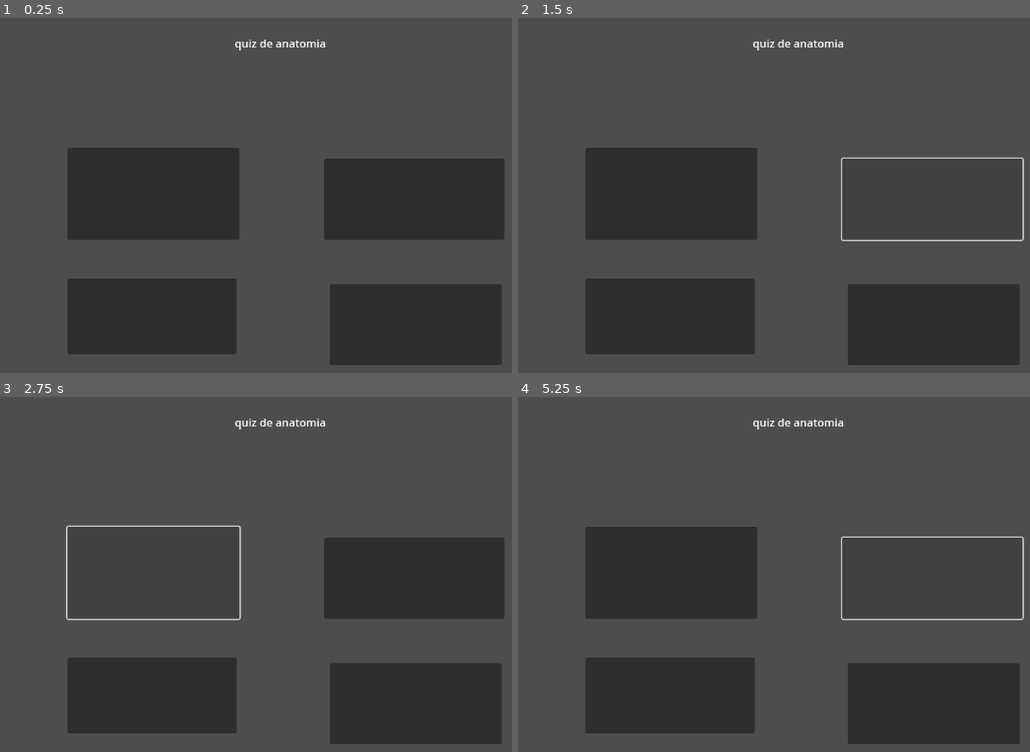
Above: before the commit, frames 1-4 (two rows, left to right).
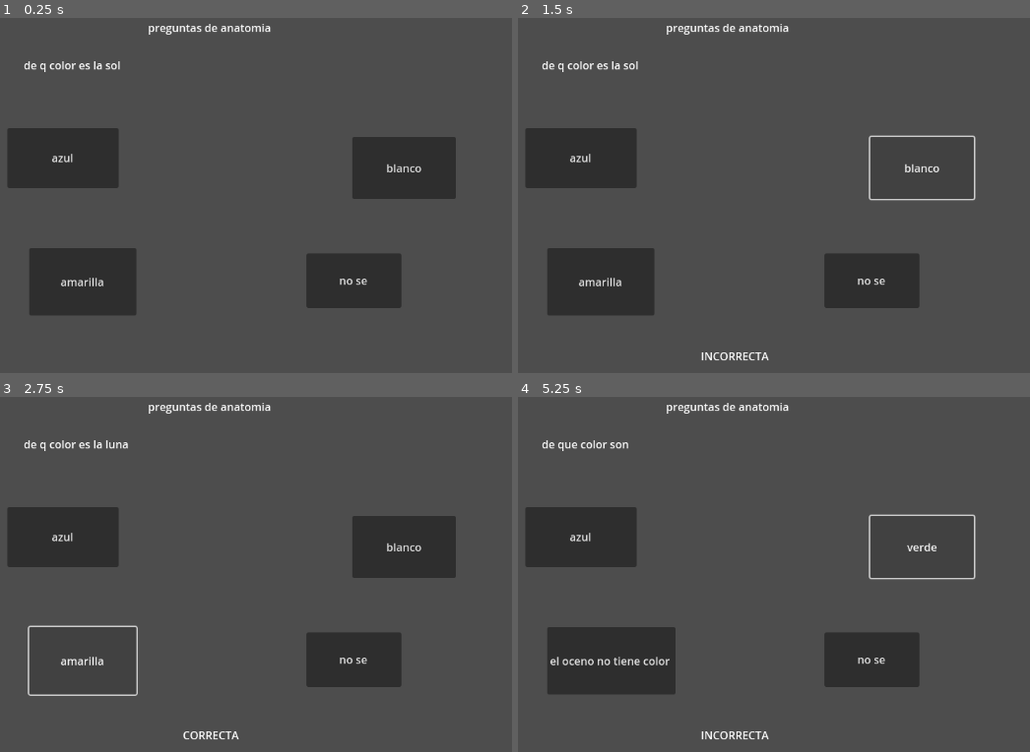
Above: after the commit, the same moments.

Repository: SEBAS-016/TRABAJO2
Game: Godot game, scene res://node_2d.tscn
Same seed, same stepped clock (60 frames per second), same inputs: the game is played once before the commit and once after it. Before the commit the project starts from res://preguntas.tscn.
Inputs (mouse positions are in pixels of both pictures, inside the frame that each line leads up to; where the layout moved, square brackets give the same spot in the first picture):
- Up to frame 1 (0.25 s): no input
- Up to frame 2 (1.5 s): click (579, 156) [671, 316] at 0.5 s; click (922, 167) [932, 199] at 1.25 s
- Up to frame 3 (2.75 s): click (81, 659) [153, 574] at 2 s
- Up to frame 4 (5.25 s): click (871, 659) [932, 702] at 2.75 s; click (579, 535) [671, 695] at 3.5 s; click (922, 546) [932, 578] at 4.25 s; click (922, 546) [932, 578] at 5 s

The runs differ from the first frame. In frame 1, 34% of the frame differs, in the area x 1-99%, y 1-98%; in frame 2, 28%; in frame 3, 25%; in frame 4, 28%.
Error before the commit: Parse Error: Unindent doesn't match the previous indentation level. (res://node_2d.gd:21)
Error after the commit: Invalid assignment of property or key 'text' with value of type 'String' on a base object of type 'null instance'. (res://node_2d.gd:67)

Commit message:
avances
estos bueron los avances del juego se termino el codijo y se corrigio los botones

Diff:
--- a/node_2d.gd
+++ b/node_2d.gd
@@ -8,8 +8,8 @@
 	randomize()
 	preguntar()
 
-func pregunta():
-	pregunta_numero = randi() % 3
+func preguntar():
+	pregunta_numero = randi() % 4
 	print( respuesta)
 
 	if pregunta_numero == 1:
@@ -18,16 +18,115 @@
 		$r1.text = "azul"
 		$r2.text = "verde"
 		$r3.text = "el oceno no tiene color "
-		$r4.text = "no se "
-	 if pregunta_numero == 2 :
+		$r4.text = " no se "
+
+	if pregunta_numero == 2 :
 		print ("de q color es la luna ")
 		$p.text = "de q color es la luna"
-		$r1.tex = "azul"
+		$r1.text = "azul"
 		$r2.text = "blanco"
 		$r3.text = "amarilla"
-		$r4.text = "no se "
+		$r4.text = "no se"
+
+	if pregunta_numero == 3 :
+		print ("de q color es la sol ")
+		$p.text = "de q color es la sol"
+		$r1.text = "azul"
+		$r2.text = "blanco"
+		$r3.text = "amarilla"
+		$r4.text = "no se"
+
+	if pregunta_numero == 4:
+		print ("de que color son las nubez  ")
+		$p.text = "de que color son las nubez  "
+		$r1.text = "azul"
+		$r2.text = "verde"
+		$r3.text = "blencas"
+		$r4.text = " no se "
+
+func responder():
+	if pregunta_numero == 0:
+
+		if respuesta == 1:
+			$respuesta.text = "INCORRECTA"
+
+		if respuesta == 2:
+			$respuesta.text = "INCORRECTA"
+
+		if respuesta == 3:
+			$respuesta.text = "CORRECTA"
+
+		if respuesta == 4:
+			$respuesta.text = "INCORRECTA"
+
+	if pregunta_numero == 1:
+		if respuesta == 1:
+			$respuesta.text = "INCORRECTA"
+
+		if respuesta == 2:
+			$rrespuesta.text = "INCORRECTA"
+
+		if respuesta == 3:
+			$respuesta.text = "CORRECTA"
+
+		if respuesta == 4:
+			$respuesta.text = "INCORRECTA"
+
+
+	if pregunta_numero == 2:
+
+
+		if respuesta == 1:
+			$respuesta.text = "INCORRECTA"
+
+		if respuesta == 2:
+			$respuesta.text = "INCORRECTA"
+
+		if respuesta == 3:
+			$respuesta.text = "INCORRECTA"
+
+		if respuesta == 4:
+			$respuesta.text = "CORRECTA"
+
+
+	if pregunta_numero == 3:
+
+
+		if respuesta == 1:
+			$respuesta.text = "INCORRECTA"
+
+		if respuesta == 2:
+			$respuesta.text = "INCORRECTA"
+
+		if respuesta == 3:
+			$respuesta.text = "CORRECTA"
+
+		if respuesta == 4:
+			$respuesta.text = "INCORRECTA"
+
+
+func _on_r_1_pressed():
+	respuesta = 1
+	responder()
+	preguntar()
+
+
+func _on_r_2_pressed():
+	respuesta = 2
+	responder()
+	preguntar()
 
 
 
-func ressponder():
- 	 if pregunta_numero == 1 :
+
+func _on_r_3_pressed():
+	respuesta = 3
+	responder()
+	preguntar()
+
+
+
+func _on_r_4_pressed():
+	respuesta = 4
+	responder()
+	preguntar()
--- /dev/null
+++ b/node_2d.tscn
@@ -0,0 +1,56 @@
+[gd_scene load_steps=2 format=3 uid="uid://btm35atd4lxla"]
+
+[ext_resource type="Script" path="res://node_2d.gd" id="1_xh3fs"]
+
+[node name="Node2D" type="Node2D"]
+script = ExtResource("1_xh3fs")
+
+[node name="r1" type="Button" parent="."]
+offset_left = 240.0
+offset_top = 163.0
+offset_right = 403.0
+offset_bottom = 251.0
+
+[node name="r2" type="Button" parent="."]
+offset_left = 745.0
+offset_top = 176.0
+offset_right = 897.0
+offset_bottom = 267.0
+
+[node name="r3" type="Button" parent="."]
+offset_left = 272.0
+offset_top = 339.0
+offset_right = 429.0
+offset_bottom = 438.0
+
+[node name="r4" type="Button" parent="."]
+offset_left = 678.0
+offset_top = 347.0
+offset_right = 817.0
+offset_bottom = 427.0
+
+[node name="respuesta" type="Label" parent="."]
+offset_left = 497.0
+offset_top = 486.0
+offset_right = 641.0
+offset_bottom = 568.0
+
+[node name="p" type="Label" parent="."]
+offset_left = 264.0
+offset_top = 59.0
+offset_right = 841.0
+offset_bottom = 138.0
+
+[node name="quiz" type="Label" parent="."]
+offset_left = 446.0
+offset_top = 4.0
+offset_right = 794.0
+offset_bottom = 116.0
+text = "preguntas de anatomia"
+
+[node name="Tiempo para responder" type="Timer" parent="."]
+
+[connection signal="pressed" from="r1" to="." method="_on_r_1_pressed"]
+[connection signal="pressed" from="r2" to="." method="_on_r_2_pressed"]
+[connection signal="pressed" from="r3" to="." method="_on_r_3_pressed"]
+[connection signal="pressed" from="r4" to="." method="_on_r_4_pressed"]
--- a/project.godot
+++ b/project.godot
@@ -10,12 +10,7 @@
 
 [application]
 
-config/name="quiz a 2.0"
-run/main_scene="res://preguntas.tscn"
-config/features=PackedStringArray("4.3", "GL Compatibility")
+config/name="quizz"
+run/main_scene="res://node_2d.tscn"
+config/features=PackedStringArray("4.3", "Forward Plus")
 config/icon="res://icon.svg"
-
-[rendering]
-
-renderer/rendering_method="gl_compatibility"
-renderer/rendering_method.mobile="gl_compatibility"
Not shown, changed: icon.svg.import
Not shown, added: quizz1.console.exe
Not shown, added: quizz1.rar
